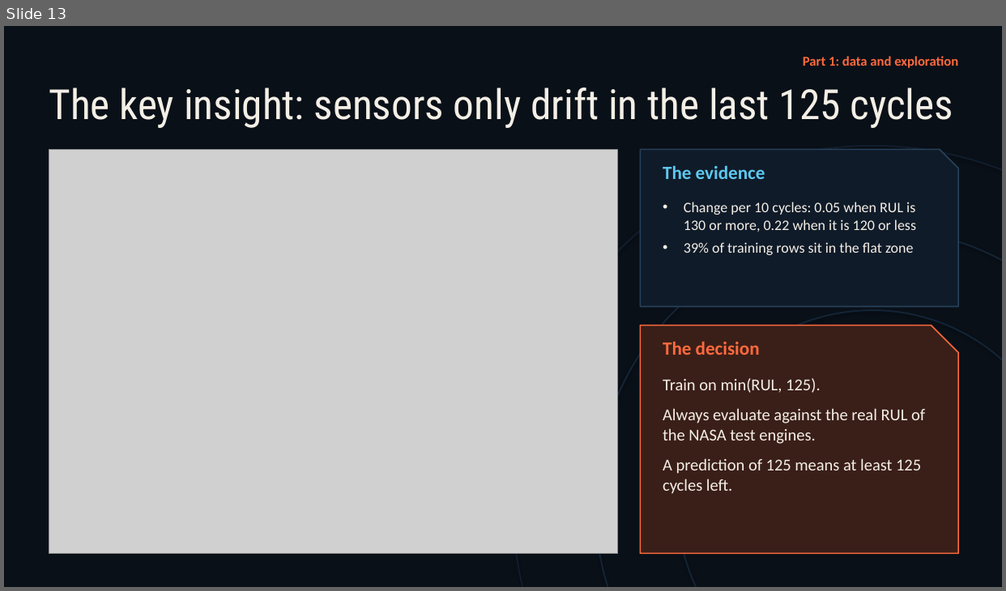
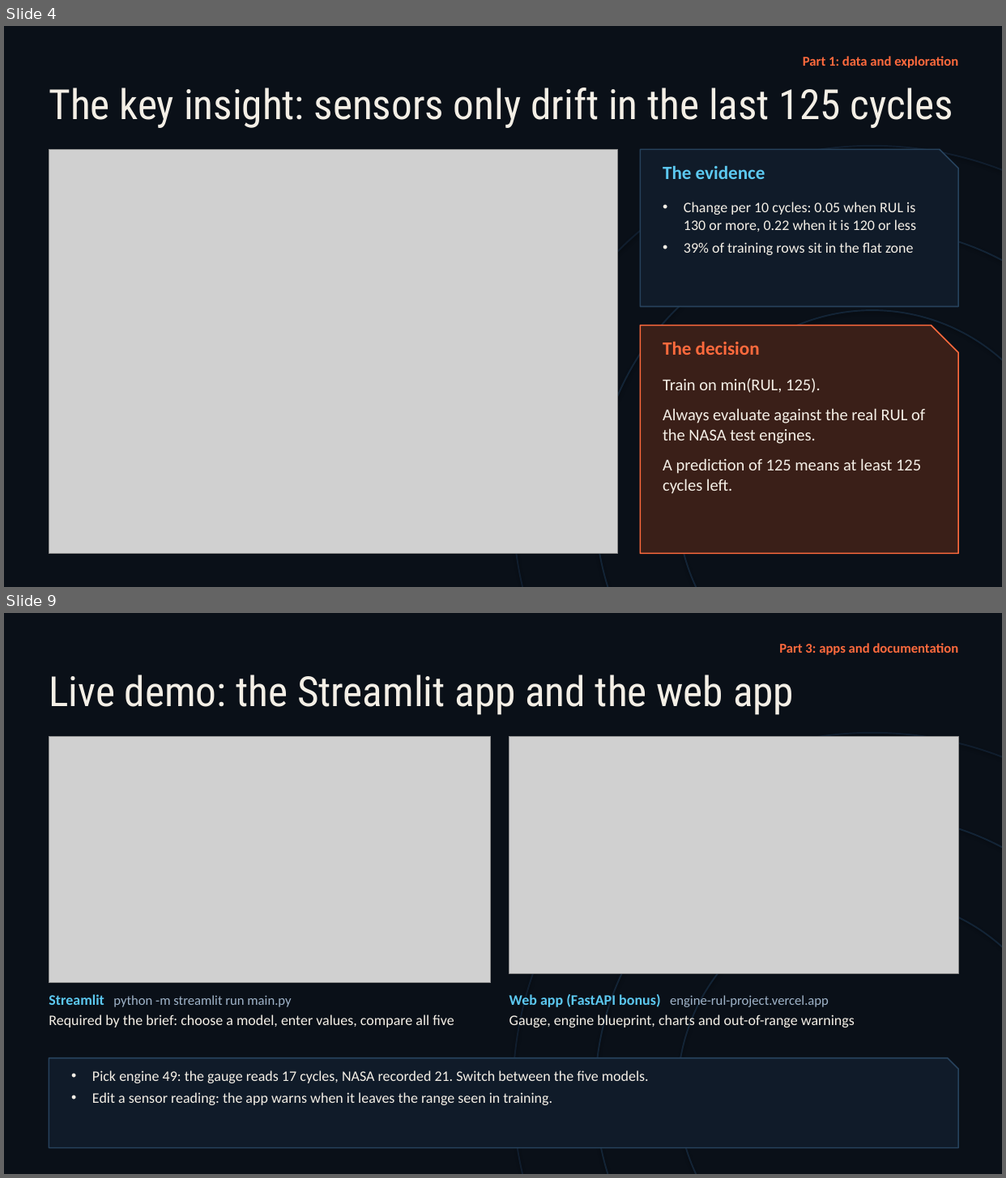
Before and after one commit to Shog7777/engine-rul-project, a slide deck: Presentation/Engine-RUL-Presentation.pptx. Shown one above the other, each under a label of ours: slide 13 before the commit, slides 4 and 9 after it; the slides between them are not shown. The pictures are 1006x591 and 1006x1178 pixels, drawn with LibreOffice and Linux fonts; fonts in the diff are those of the drawing; grey boxes stand for pictures. Boxes give left, top, right and bottom in pixels: in the first picture for what was removed or moved away, otherwise in the second. Text is boxed around its words. In the diff, an @@ line names an element or a change of style, - is before the commit and + after.

```diff
--- a/Presentation/Engine-RUL-Presentation.pptx
+++ b/Presentation/Engine-RUL-Presentation.pptx
@@ slide 9 added at [4, 613, 1002, 1174], background #0A1018 @@
@@ text added at [779, 643, 959, 655], 13 pt, text #FF6A3D, bold @@
+Part 3: apps and documentation
@@ text added at [49, 675, 794, 715], 40 pt, text #F4EFE6 @@
+Live demo: the Streamlit app and the web app
@@ ellipse added at [513, 733, 1002, 1174], outline #101D2D 1.5 pt @@
@@ picture added at [49, 736, 491, 983] @@
@@ picture added at [509, 736, 958, 973] @@
@@ ellipse added at [595, 815, 1002, 1174], outline #132436 1.5 pt @@
@@ ellipse added at [678, 897, 1002, 1174], outline #132436 1.5 pt @@
@@ text added at [49, 995, 454, 1028], 14 pt, text #F4EFE6 @@
+Streamlit python -m streamlit run main.py
+Required by the brief: choose a model, enter values, compare all five
@@ text added at [509, 995, 854, 1028], 14 pt, text #F4EFE6 @@
+Web app (FastAPI bonus) engine-rul-project.vercel.app
+Gauge, engine blueprint, charts and out-of-range warnings
@@ snip rect added at [49, 1059, 958, 1148], fill #101B29, outline #27425C 1.25 pt @@
@@ text added at [92, 1071, 649, 1105], 14 pt, text #F4EFE6 @@
+• Pick engine 49: the gauge reads 17 cycles, NASA recorded 21. Switch between the five models.
+• Edit a sensor reading: the app warns when it leaves the range seen in training.
@@ what was slide 13 is now slide 4 @@
```
Also in this commit, not shown: 6 slides changed, 1 other slide added, 19 slides removed, 1 other file.
